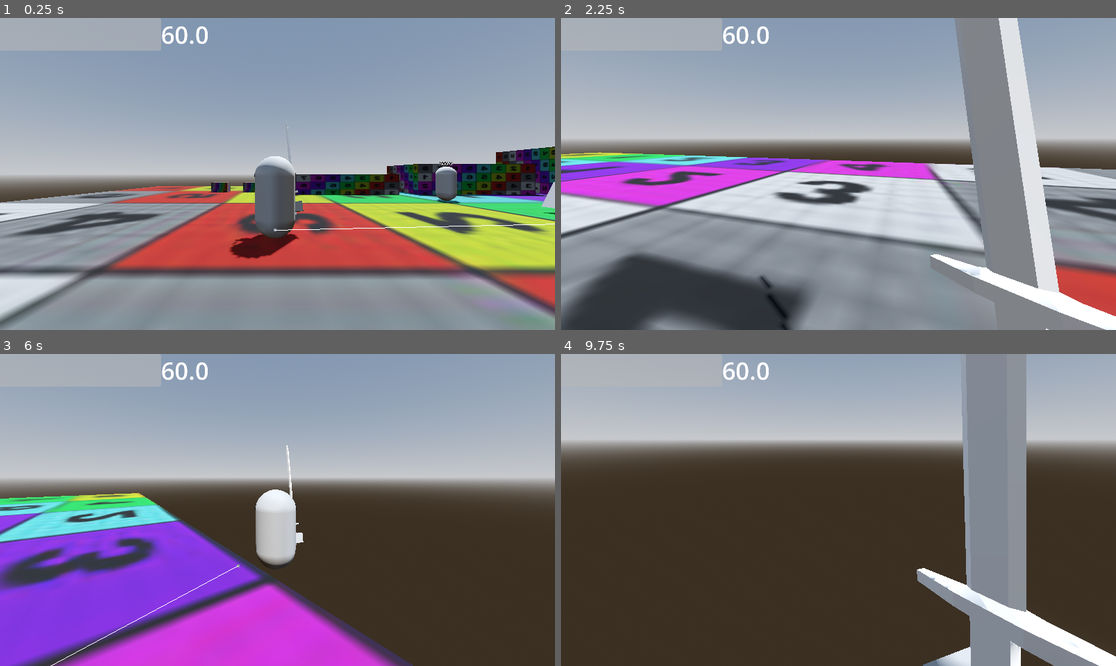
Above: before the commit, frames 1-4 (two rows, left to right).
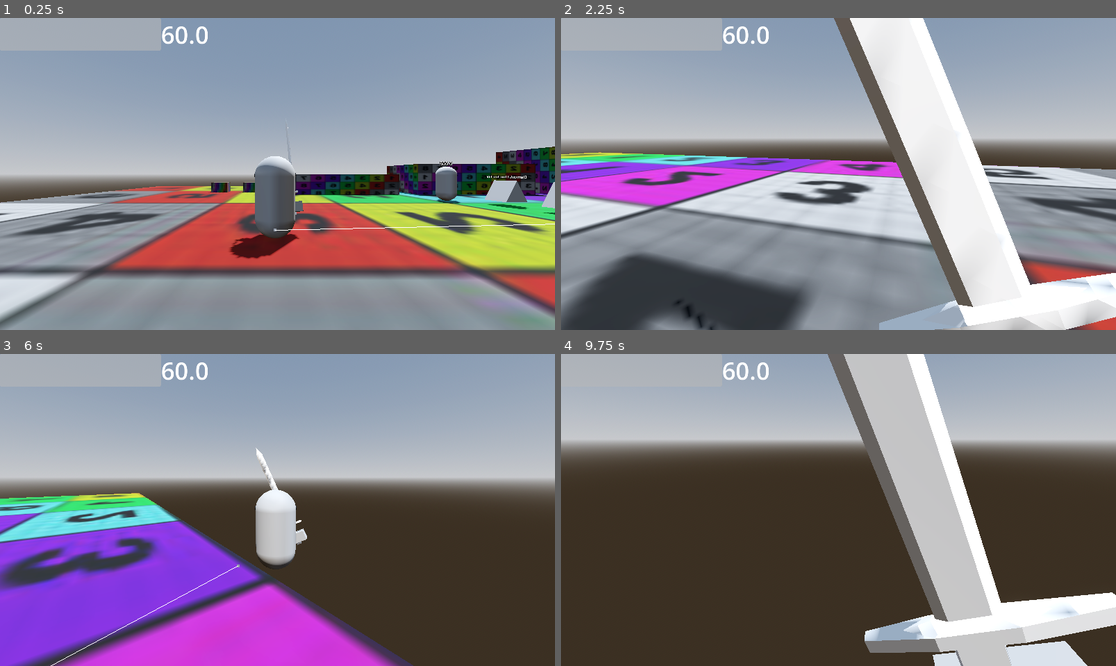
Above: after the commit, the same moments.

Repository: SamTheSagace/DonjonCrawler
Game: Godot game, scene res://scenes/game.tscn
The game is run twice, just before and just after one commit, with the same random seed, the same clock (stepped at 60 frames per second) and the same inputs.
Inputs (mouse positions are in pixels of both pictures, inside the frame that each line leads up to):
- Up to frame 1 (0.25 s): no input
- Up to frame 2 (2.25 s): tap Enter at 0.5 s; move the mouse to (960, 158) at 0.52 s; hold Right (right) 0.53-1.28 s; tap Middle mouse button (camera) at 0.6 s; click (960, 158) at 0.67 s; tap Space (jump) at 0.77, 1.52 s; move the mouse to (810, 174) at 1.27 s; hold W (forward) from 1.28 s (still down); click (810, 174) at 1.35 s; move the mouse to (849, 167) at 2.02 s; hold Right mouse button (right_clic) from 2.03 s (still down)
- Up to frame 3 (6 s): move the mouse to (271, 516) at 2.77 s; release Right mouse button (right_clic) at 2.78 s; tap Ctrl (sneak) at 2.85 s; tap Space (jump) at 3.02, 3.77, 4.52 s; move the mouse to (316, 513) at 3.52 s; hold Alt (sprint) 3.53-4.28 s; move the mouse to (233, 506) at 4.27 s; tap Middle mouse button (camera) at 4.35 s; move the mouse to (283, 510) at 5.02 s; press the mouse at (283, 510) at 5.03 s; move the mouse to (255, 503) at 5.77 s; release W (forward) at 5.78 s; release the mouse at (255, 503) at 5.78 s; hold Right (right) from 5.78 s (still down); right-click (255, 503) at 5.85 s
- Up to frame 4 (9.75 s): tap Space (jump) at 6.02, 6.77, 7.52, 9.02 s; move the mouse to (866, 510) at 6.52 s; release Right (right) at 6.53 s; hold Ctrl (sneak) 6.53-7.28 s; hold W (forward) 6.53-8.78 s; move the mouse to (810, 510) at 7.27 s; tap Alt (sprint) at 7.35 s; move the mouse to (849, 503) at 8.02 s; tap Middle mouse button (camera) at 8.1 s; move the mouse to (832, 516) at 8.77 s; hold Q (left) 8.78-9.53 s; click (832, 516) at 8.85 s; move the mouse to (877, 513) at 9.52 s; hold W (forward) from 9.53 s (still down); hold Right mouse button (right_clic) from 9.53 s (still down)

The runs differ from the first frame. In frame 1, 0.5% of the frame differs, in the area x 87-96%, y 50-62%; in frame 2, 25%; in frame 3, 0.3%; in frame 4, 26%, in the area x 48-100%, y 0-100%.

Commit message:
finished working on status

Diff:
--- a/Components/Characters/Animation/HandAnimation.tscn
+++ b/Components/Characters/Animation/HandAnimation.tscn
@@ -74,6 +74,18 @@
 "update": 0,
 "values": [Vector3(-0.2617994, 0, 0), Vector3(-0.43807763, 1.0471976, 0)]
 }
+tracks/1/type = "value"
+tracks/1/imported = false
+tracks/1/enabled = true
+tracks/1/path = NodePath(".:position")
+tracks/1/interp = 1
+tracks/1/loop_wrap = true
+tracks/1/keys = {
+"times": PackedFloat32Array(0),
+"transitions": PackedFloat32Array(1),
+"update": 0,
+"values": [Vector3(0, 0, 0)]
+}
 
 [sub_resource type="Animation" id="Animation_gxfno"]
 resource_name = "sword_slash"
--- a/Components/Characters/Animation/hand_animation.gd
+++ b/Components/Characters/Animation/hand_animation.gd
@@ -3,14 +3,14 @@
 
 
 signal animation_finished(anim_name: StringName)
-@export var animation : WorldHandAnimation
+@export var animation: WorldHandAnimation
 @onready var hand = %Hand
 
 func _ready():
 	animation.animation_finished.connect(_finish_animation)
 
 func _finish_animation(anim_name: StringName):
-	emit_signal("animation_finished", anim_name)
+	animation_finished.emit(anim_name)
 
 
 func _on_chargeInput(weapon_resource: WeaponResource):
--- a/Components/Characters/Generics/character.gd
+++ b/Components/Characters/Generics/character.gd
@@ -43,7 +43,7 @@
 
 
 func _resolve_knockback(attack: Attack):
-	stun_timer += 1
+	stun_timer += 0.4
 	var knockbackPower = attack.weapon_resource.knockback
 	var attacker_position = attack.attacker.global_position
 	knockack_direction = (self.global_transform.origin - attacker_position)
@@ -74,15 +74,15 @@
 func _handle_slowed(slowed_value: float):
 	FINALSPEED = SPEED * slowed_value
 
-func _resolve_stunned(stunned: float, _type: StatusList.Type):
-	stun_timer += stunned
+func _resolve_stunned(_stunned: float, _type: StatusList.Type, _delta):
+	stun_timer += _delta
 
 
 func _resolve_status_decay(_delta: float):
 	for status: StatusDefinition in status_inflicted:
 		status.duration -= _delta
 		if status.duration > 0:
-			status.tick(self )
+			status.tick(self , _delta)
 		else:
 			status._clean_up(self )
 			status_inflicted.erase(status)
--- a/Components/Characters/NPCs/Ennemy1/enemy_base.gd
+++ b/Components/Characters/NPCs/Ennemy1/enemy_base.gd
@@ -46,9 +46,9 @@
 
 func _process(delta):
 	super._process(delta)
-	%Info.text = "Health: %s\nSLow: %s\nStatus: %s" % [
+	%Info.text = "Health: %s\nStunned: %s\nStatus: %s" % [
 			HEALTH_COMPONENT.health,
-			str(is_slowed()),
+			is_stunned(),
 			status_text()
 		]
 	timer_decay(delta)
--- a/Components/Characters/StatesCombat/parry.gd
+++ b/Components/Characters/StatesCombat/parry.gd
@@ -19,8 +19,7 @@
 			weapon_manager.go_to_idle()
 			state_machine.transition_to(StateMachineCombat.CombatState.CHARGE)
 			return
-		idle_delay_timer += delta
-		if idle_delay_timer >= IDLE_DELAY:
+		if weapon_manager.parry_finished:
 			weapon_manager.go_to_idle()
 			idle_delay_timer = 0.0
 			state_machine.transition_to(StateMachineCombat.CombatState.IDLE)
--- a/Components/Objects/Status/fire_definition.gd
+++ b/Components/Objects/Status/fire_definition.gd
@@ -15,5 +15,5 @@
 	damageOnTick = max(damageOnTick, new_status.damageOnTick)
 
 
-func tick(_target: Character):
+func tick(_target: Character, _delta):
 	_target._resolve_status_damage(damageOnTick, type)
--- a/Components/Objects/Status/frost_definition.gd
+++ b/Components/Objects/Status/frost_definition.gd
@@ -10,7 +10,7 @@
 	super.merge_from(new_status)
 	slow = max(slow, new_status.slow)
 
-func tick(_target: Character):
+func tick(_target: Character, _delta):
 	_target._handle_slowed(slow)
 
 func _clean_up(_target: Character):
--- a/Components/Objects/Status/lightning_definition.gd
+++ b/Components/Objects/Status/lightning_definition.gd
@@ -4,11 +4,12 @@
 @export var stunned := 1.0
 
 func _init():
+	duration = 1.0
 	type = StatusList.Type.LIGHTNING
 
 func merge_from(new_status: StatusDefinition):
 	super.merge_from(new_status)
 	stunned = max(stunned, new_status.stunned)
 
-func tick(_target: Character):
-	_target._resolve_stunned(stunned, type)
+func tick(_target: Character, _delta):
+	_target._resolve_stunned(stunned, type, _delta)
--- a/Components/Objects/Status/poison_definition.gd
+++ b/Components/Objects/Status/poison_definition.gd
@@ -11,5 +11,5 @@
 	super.merge_from(new_status)
 	damageOnTick = max(damageOnTick, new_status.damageOnTick)
 
-func tick(_target: Character):
+func tick(_target: Character, _delta):
 	_target._resolve_status_damage(damageOnTick, type)
--- a/Components/Objects/Status/status_definition.gd
+++ b/Components/Objects/Status/status_definition.gd
@@ -17,7 +17,7 @@
 	damageOnApply = max(damageOnApply, new_status.damageOnApply)
 	tick_rate = min(tick_rate, new_status.tick_rate)
 
-func tick(_target: Character):
+func tick(_target: Character, _delta):
 	pass
 
 func _clean_up(_target: Character):
--- a/Components/Objects/Upgrades/ElementalTouch/ElementalTouch.tres
+++ b/Components/Objects/Upgrades/ElementalTouch/ElementalTouch.tres
@@ -1,8 +1,14 @@
 [gd_resource type="Resource" format=3 uid="uid://ff2yow6uroep"]
 
 [ext_resource type="Script" uid="uid://c6s5bpmnqce05" path="res://Components/Objects/Upgrades/ElementalTouch/elemental_touch_upgrade.gd" id="1_a1c71"]
+[ext_resource type="Script" uid="uid://bo6qsjmqgfm6j" path="res://Components/Objects/Status/fire_definition.gd" id="2_il1to"]
+
+[sub_resource type="Resource" id="Resource_2gc2h"]
+script = ExtResource("2_il1to")
+metadata/_custom_type_script = "uid://bo6qsjmqgfm6j"
 
 [resource]
 script = ExtResource("1_a1c71")
-element = 2
+statusDefinition = SubResource("Resource_2gc2h")
+upgrade_name = "Elemental touch of fire"
 metadata/_custom_type_script = "uid://c2yt4m5vuy4lx"
--- a/Components/Objects/Upgrades/ElementalTouch/elemental_touch_upgrade.gd
+++ b/Components/Objects/Upgrades/ElementalTouch/elemental_touch_upgrade.gd
@@ -1,6 +1,8 @@
 extends BasePlayerUpgrade
 
-@export var element: StatusList.Type
+@export var statusDefinition: StatusDefinition
 
 func _apply_upgrade(_player: Player):
+	var currentWeapon = _player.stateMachine.WEAPON_MANAGER.weapon_resource
+	currentWeapon.statuses.append(statusDefinition)
 	pass
--- a/Components/Objects/Upgrades/lootHurtbox.gd
+++ b/Components/Objects/Upgrades/lootHurtbox.gd
@@ -8,5 +8,5 @@
 	if area is HitboxComponent:
 		var character = area.get_parent()
 		if character is Player:
-			emit_signal("loot_hurtbox",character)
+			loot_hurtbox.emit(character)
 		self.queue_free()
--- a/Components/Objects/Upgrades/upgrade_object.gd
+++ b/Components/Objects/Upgrades/upgrade_object.gd
@@ -1,7 +1,10 @@
+@tool
 extends Node3D
+
 @export var upgrade: BasePlayerUpgrade
 # Called when the node enters the scene tree for the first time.
 var time_in_seconds = .2
+
 func _ready() -> void:
 	%Label3D.text = upgrade.upgrade_name
 	for child in get_children():
@@ -12,7 +15,7 @@
 
 func _on_touch_loot(character: Player):
 	character.add_upgrade(upgrade)
-	self.global_position += Vector3(0,1,0)
+	self.global_position += Vector3(0, 1, 0)
 	await get_tree().create_timer(time_in_seconds).timeout
 	self.queue_free()
 # Called every frame. 'delta' is the elapsed time since the previous frame.
--- a/Components/Objects/weapon_manager/weapon_manager.gd
+++ b/Components/Objects/weapon_manager/weapon_manager.gd
@@ -9,6 +9,7 @@
 var melee_weapon: MeleeWeapon
 var ranged_weapon: WeaponBase
 var attack_finished := true
+var parry_finished := true
 var hand: Node3D
 
 func _ready() -> void:
@@ -60,11 +61,14 @@
 	if value == "sword_slash":
 		attack_finished = true
 		melee_weapon.set_attacking(false)
+	if value == "sword_parry":
+		parry_finished = true
 
 func start_parry():
-	if(hand_anim.animation.current_animation != "RESET"):
+	parry_finished = false
+	if (hand_anim.animation.current_animation != "RESET"):
 		melee_weapon.set_attacking(false)
-		hand_anim._on_idleInput()
+		hand_anim._on_parryInput(weapon_resource)
 		return
 	hand_anim._on_parryInput(weapon_resource)
 
--- a/scenes/game.tscn
+++ b/scenes/game.tscn
@@ -5,6 +5,7 @@
 [ext_resource type="PackedScene" uid="uid://cjp58634du344" path="res://Components/Objects/Upgrades/Upgrade.tscn" id="4_lbhrr"]
 [ext_resource type="Resource" uid="uid://cwwovcfxr5kig" path="res://Components/Objects/Upgrades/GhostArm/GhostArm.tres" id="6_p57ef"]
 [ext_resource type="PackedScene" uid="uid://cqgk0gsohmovx" path="res://Components/Characters/NPCs/Ennemy1/Enemy1.tscn" id="7_u5sy4"]
+[ext_resource type="Resource" uid="uid://ff2yow6uroep" path="res://Components/Objects/Upgrades/ElementalTouch/ElementalTouch.tres" id="8_gee14"]
 [ext_resource type="PackedScene" uid="uid://cvlbkmc4ia8ci" path="res://scenes/parkour_testV1.tscn" id="9_0tnpc"]
 [ext_resource type="PackedScene" uid="uid://pi12nha5o2yq" path="res://Components/Characters/NPCs/Dummy/Dummy.tscn" id="10_vtaks"]
 
@@ -56,3 +57,7 @@
 
 [node name="parkour" parent="NavigationRegion3D" unique_id=1587507195 instance=ExtResource("9_0tnpc")]
 use_collision = true
+
+[node name="Upgrade2" parent="." unique_id=93325597 instance=ExtResource("4_lbhrr")]
+transform = Transform3D(1, 0, 0, 0, 1, 0, 0, 0, 1, -14.855737, 0.24022675, 2.2101064)
+upgrade = ExtResource("8_gee14")
